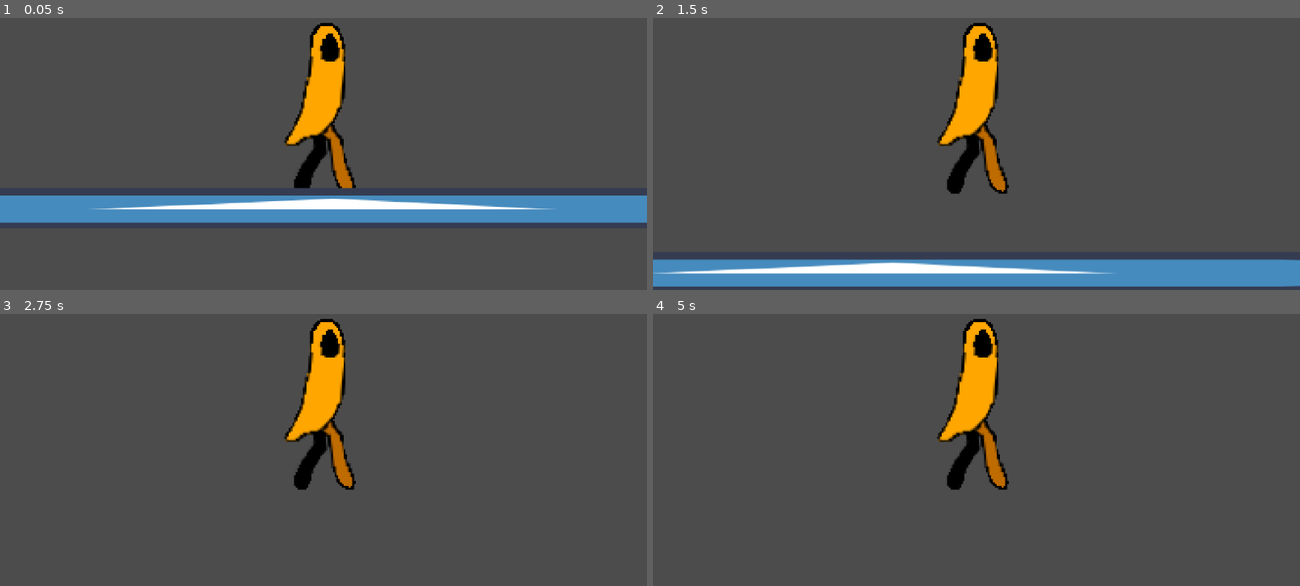
Above: before the commit, frames 1-4 (two rows, left to right).
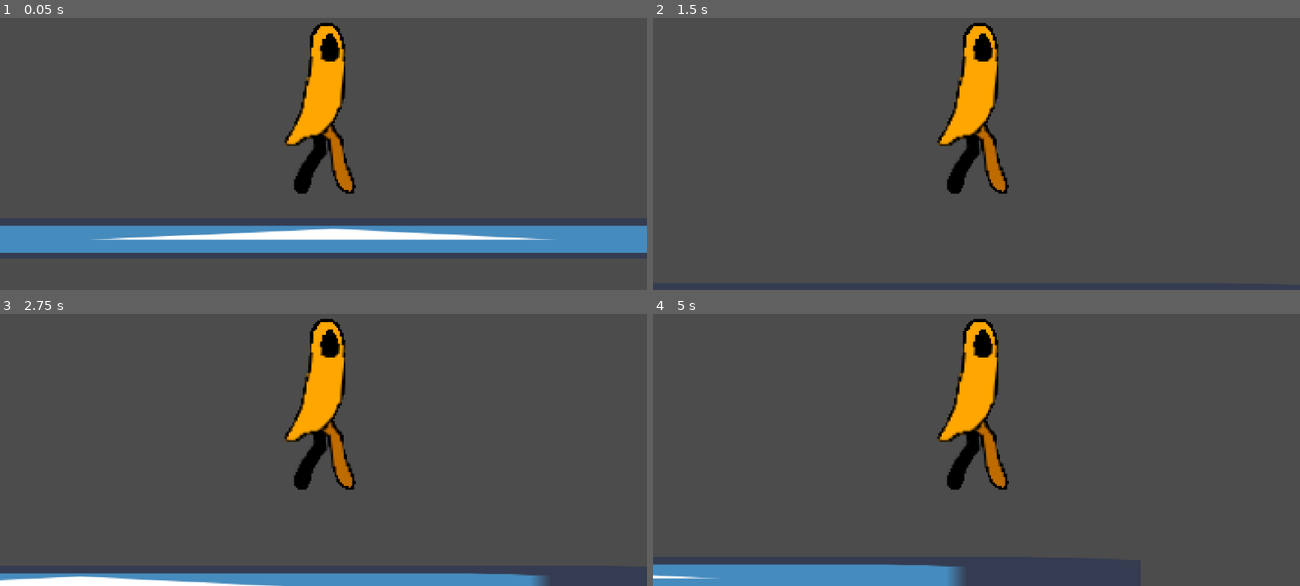
Above: after the commit, the same moments.

Repository: LegendOfCatBro/project_mild
Game: Godot game, scene res://Level1.tscn
Two runs of this game, one before a commit and one after it. Both use one fixed random seed, a clock stepped at 60 frames per second and the inputs below. The engine's default icon, where the game draws it, is replaced by a stand-in: a white triangle on a blue panel in a dark square.
Inputs:
- Up to frame 1 (0.05 s): no input
- Up to frame 2 (1.5 s): tap Enter at 0.5 s; hold W (up) 0.53-1.28 s; hold D (right) from 0.53 s (still down); tap W (up) at 1.35 s
- Up to frame 3 (2.75 s): tap W (up) at 1.52, 1.82 s; release D (right) at 2.03 s; hold A (left) from 2.03 s (still down); hold W (up) from 2.03 s (still down)
- Up to frame 4 (5 s): release A (left) at 2.78 s; release W (up) at 2.78 s; hold D (right) 2.78-4.28 s; tap W (up) at 2.85, 3.02, 3.32, 4.35, 4.52, 4.82 s; hold W (up) 3.53-4.28 s; hold A (left) from 4.28 s (still down)

The runs differ from the first frame. In frame 1, 20% of the frame differs, in the area x 0-100%, y 62-87%; in frame 2, 10%; in frame 3, 4.0%; in frame 4, 3.8%.

Commit message:
Rewrote movement scriptaa

Diff:
--- a/src/KinematicBody2D.gd
+++ b/src/KinematicBody2D.gd
@@ -1,25 +1,22 @@
 extends KinematicBody2D
 
-export (int) var speed = 200
-
+export (int) var run_power = 500
+export (int) var jump_power = -1000
+export (int) var gravity = 50
 var velocity = Vector2()
 
-const GRAVITY = 1
-
 func get_input():
-	velocity = Vector2()
+	velocity.x = 0
 	if Input.is_action_pressed("right"):
-		velocity.x = 10
+		velocity.x += run_power
 	if Input.is_action_pressed("left"):
-		velocity.x -= 10
-	if Input.is_action_pressed("down"):
-		velocity.y = 10
-	if Input.is_action_pressed("up"):
-		velocity.y -= 10
-	velocity.y += GRAVITY
-
-	velocity = velocity.normalized() * speed
+		velocity.x -= run_power
+	#make it so its a jump and not infinite moon jump
+	if Input.is_action_pressed("up") and is_on_floor():
+		velocity.y = jump_power
 
 func _physics_process(delta):
 	get_input()
-	velocity = move_and_slide(velocity)
+	velocity.y += gravity
+	#added this second parameter so it knows which way is up when checking for floor
+	velocity = move_and_slide(velocity, Vector2.UP)
--- a/src/Level1.tscn
+++ b/src/Level1.tscn
@@ -14,11 +14,11 @@
 [node name="Level1" type="Node2D"]
 
 [node name="Camera2D" type="Camera2D" parent="."]
-position = Vector2( 632, 472 )
+position = Vector2( 632, 429 )
 current = true
 
 [node name="KinematicBody2D" type="KinematicBody2D" parent="."]
-position = Vector2( 632, 472 )
+position = Vector2( 632, 429 )
 script = ExtResource( 1 )
 __meta__ = {
 "_edit_group_": true
